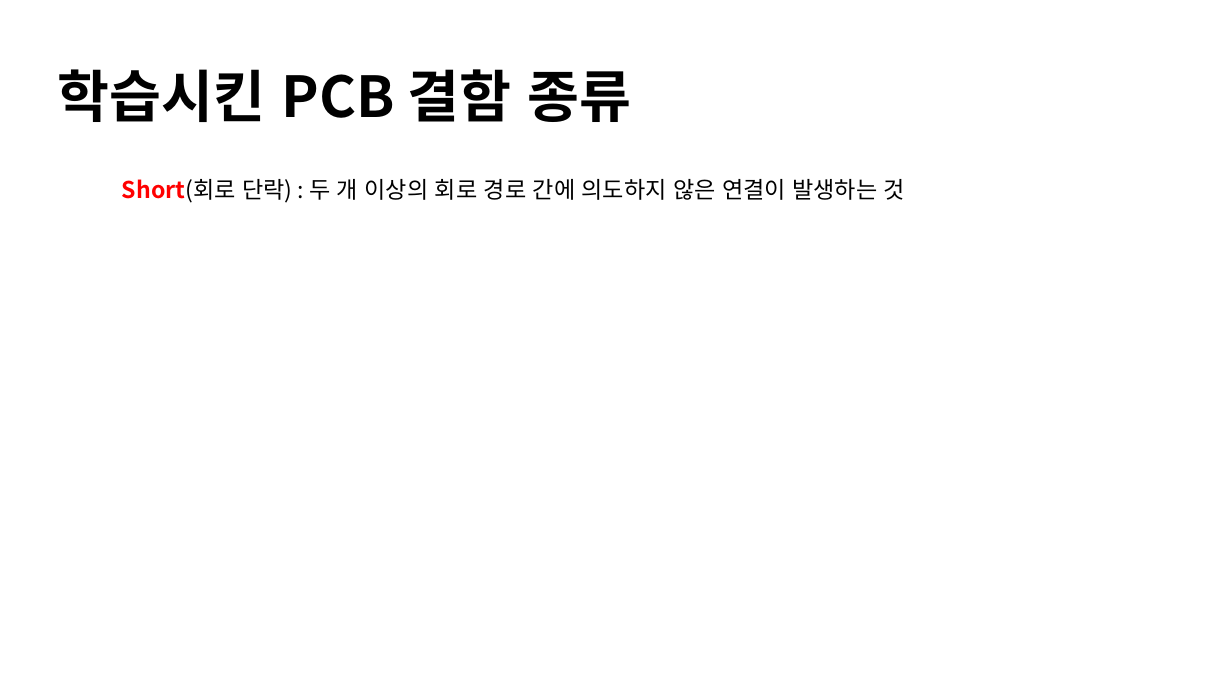
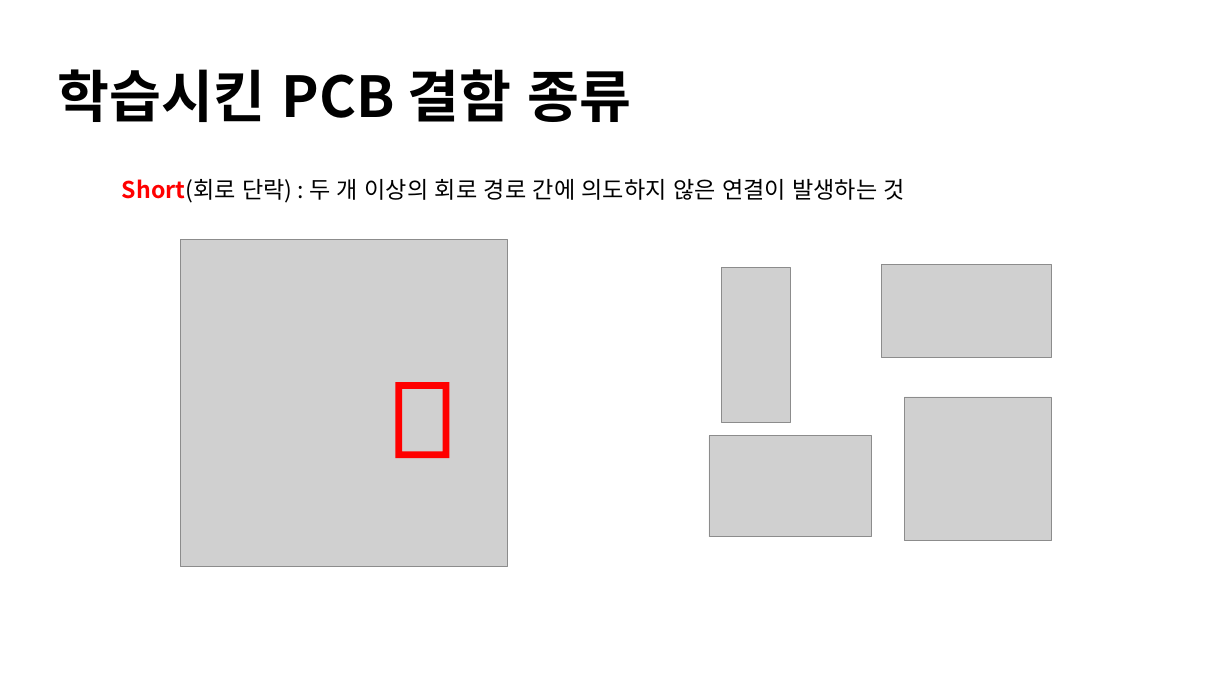
Before and after one commit to aroa97/practice, a slide deck: slide 6 of PCB_defect_detection/ppt/PCB_model.pptx. Drawn at 1232x693 pixels with LibreOffice and Linux fonts; fonts in the diff are those of the drawing; grey boxes stand for pictures. Boxes give left, top, right and bottom in pixels: in the first picture for what was removed or moved away, otherwise in the second. Text is boxed around its words. In the diff, an @@ line names an element or a change of style, - is before the commit and + after.

```diff
--- a/PCB_defect_detection/ppt/PCB_model.pptx
+++ b/PCB_defect_detection/ppt/PCB_model.pptx
@@ picture added at (180, 239, 507, 567) @@
@@ group added at (709, 265, 1052, 542): 4 pictures @@
@@ frame added at (396, 383, 449, 458), fill #FF0000 @@
```
Also in this commit, not shown: 8 other slides changed, 3 slides added, 22 other files.
